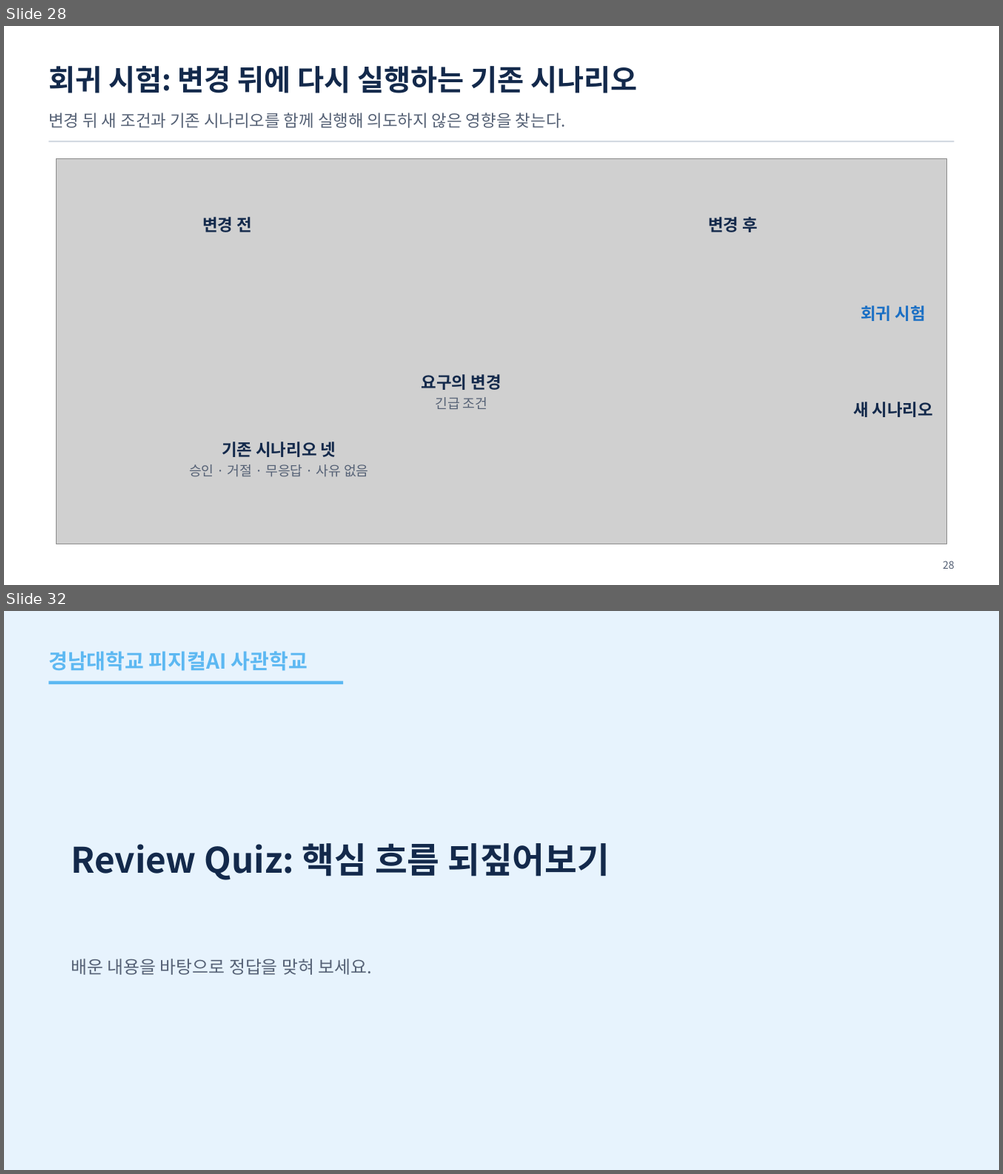
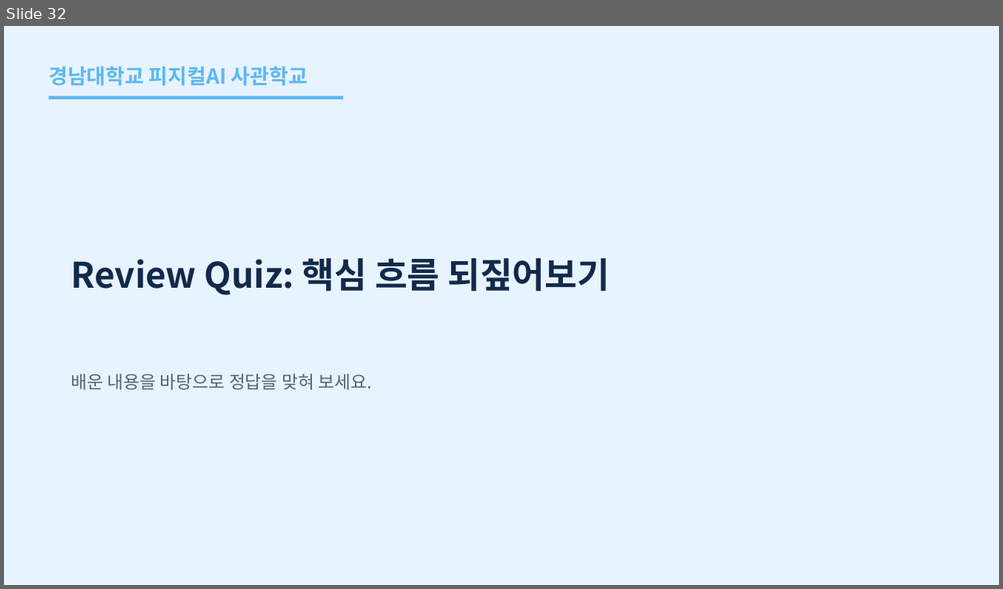
Before and after one commit to uengine-oss/hyd-iot-edu, a slide deck: workspace/강의제작/산출물/통합반/이론_오프라인/07회차/통합반_오프라인_07회차.pptx. Shown one above the other, each under a label of ours: slides 28 and 32 before the commit, slide 32 after it; the slides between them are not shown. The pictures are 1003x1174 and 1003x589 pixels, drawn with LibreOffice and Linux fonts; fonts in the diff are those of the drawing; grey boxes stand for pictures. Boxes give left, top, right and bottom in pixels: in the first picture for what was removed or moved away, otherwise in the second. Text is boxed around its words. In the diff, an @@ line names an element or a change of style, - is before the commit and + after.

Commit message:
통합반 7회차 현장 23~31장 변경 검증·업무 적용과 복습 확정

```diff
--- a/workspace/강의제작/산출물/통합반/이론_오프라인/07회차/통합반_오프라인_07회차.pptx
+++ b/workspace/강의제작/산출물/통합반/이론_오프라인/07회차/통합반_오프라인_07회차.pptx
@@ slide 28 removed at [4,26,999,585], background #FFFFFF @@
@@ text removed at [48,66,637,93] @@
-회귀 시험: 변경 뒤에 다시 실행하는 기존 시나리오
@@ text removed at [48,113,566,128] @@
-변경 뒤 새 조건과 기존 시나리오를 함께 실행해 의도하지 않은 영향을 찾는다.
@@ rectangle removed at [48,141,954,142] @@
@@ picture removed at [57,158,946,545] @@
@@ text removed at [202,217,252,232] @@
-변경 전
@@ text removed at [708,217,757,232] @@
-변경 후
@@ text removed at [860,306,925,321] @@
-회귀 시험
@@ text removed at [421,375,501,409] @@
-요구의 변경
-긴급 조건
@@ text removed at [853,402,933,417] @@
-새 시나리오
@@ text removed at [189,442,368,477] @@
-기존 시나리오 넷
-승인 · 거절 · 무응답 · 사유 없음
@@ text removed at [942,561,954,569] @@
-28
```
Also in this commit, not shown: 6 slides changed, 3 slides added, 2 other slides removed, 10 other files.
